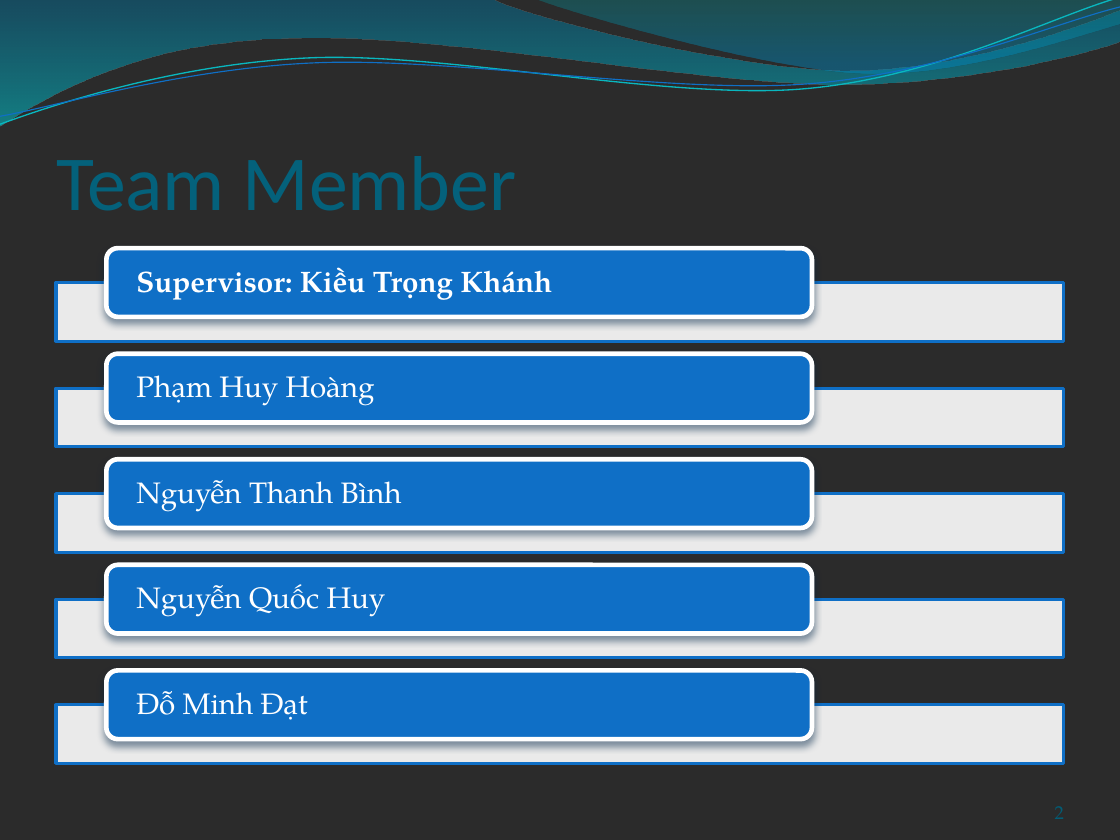
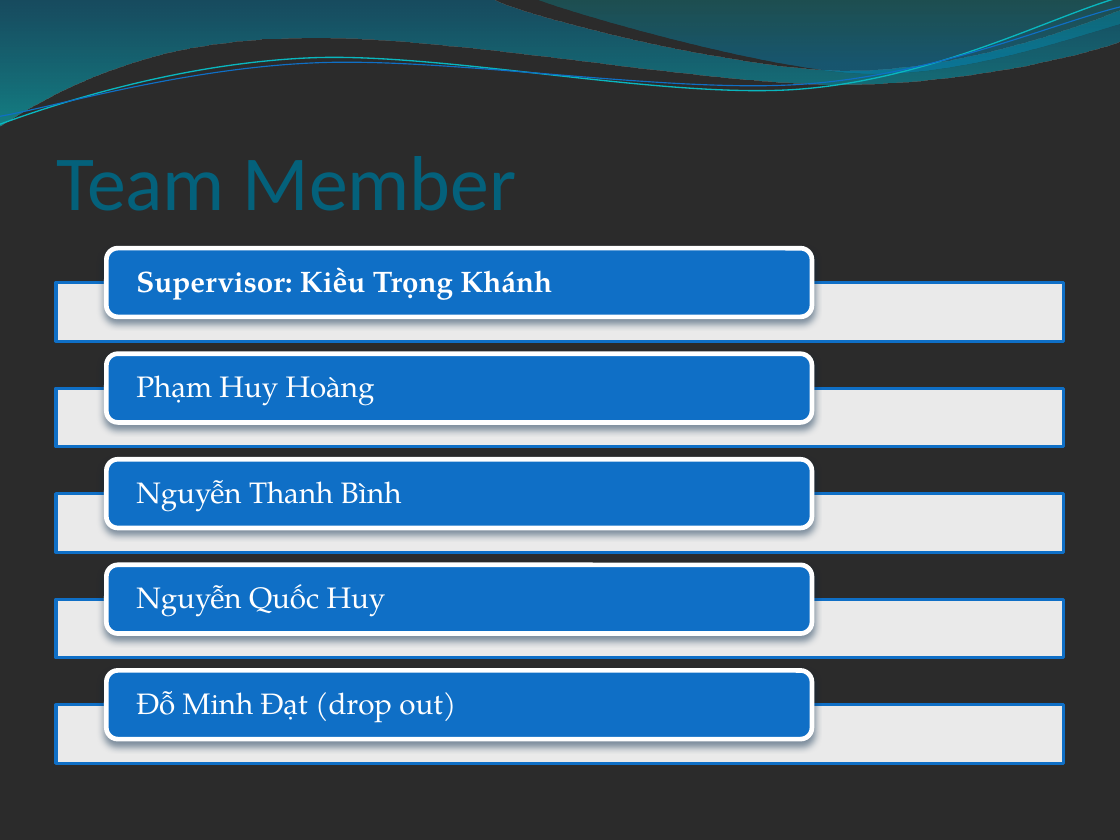
Before and after one commit to conanak99/roll-system-mobile, a slide deck: slide 2 of Document/Slide/Slide thuyet trinh.pptx. Drawn at 1120x840 pixels with LibreOffice and Linux fonts; fonts in the diff are those of the drawing; background and template pictures are left out; a plain dark background stands for a picture behind light text. Boxes give left, top, right and bottom in pixels: in the first picture for what was removed or moved away, otherwise in the second. Text is boxed around its words. In the diff, an @@ line names an element or a change of style, - is before the commit and + after.

```diff
--- a/Document/Slide/Slide thuyet trinh.pptx
+++ b/Document/Slide/Slide thuyet trinh.pptx
@@ text at (136, 691, 456, 723): text changed @@
-Đỗ Minh Đạt
+Đỗ Minh Đạt (drop out)
@@ page number removed at (971, 778, 1064, 823) @@
-2
```
Also in this commit, not shown: 18 other slides changed, 6 slides added, 4 other files.
